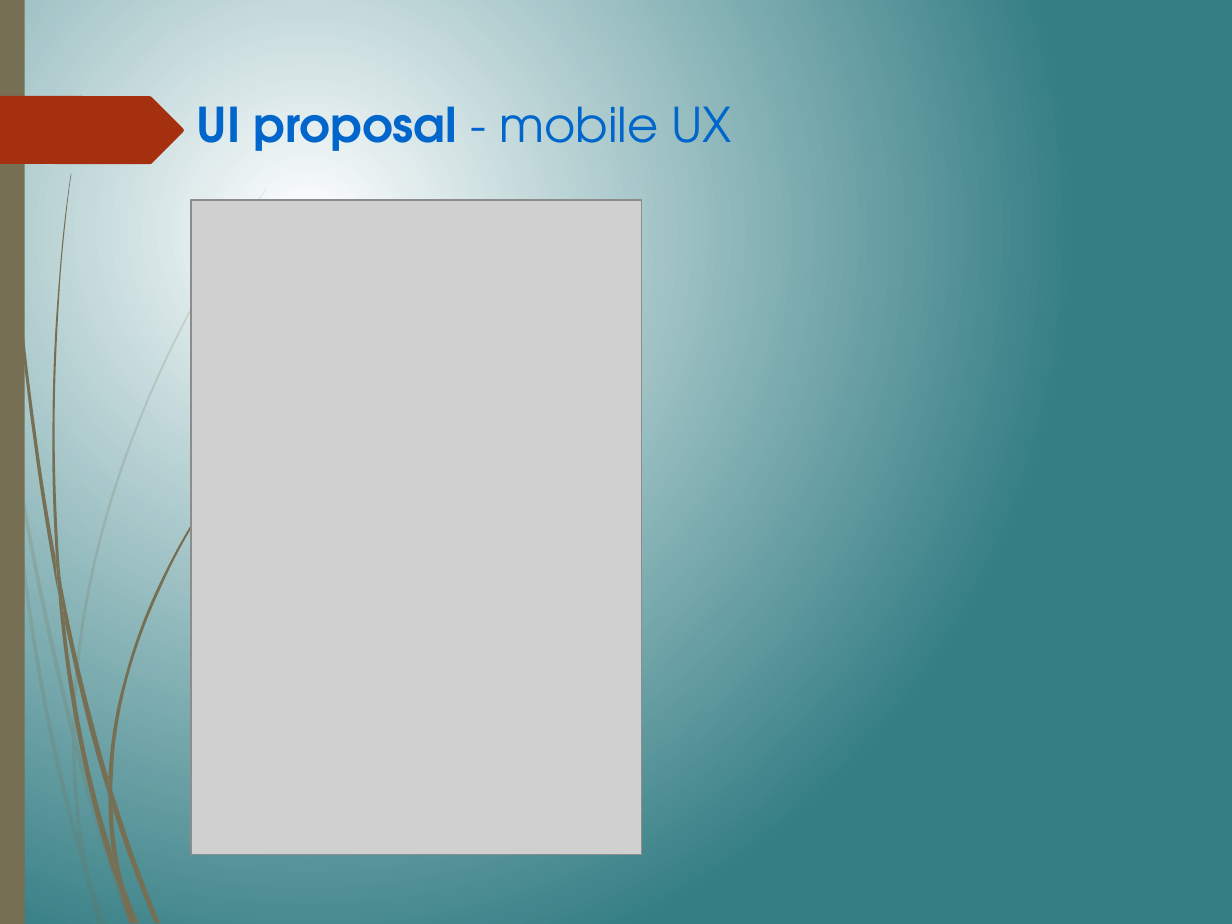
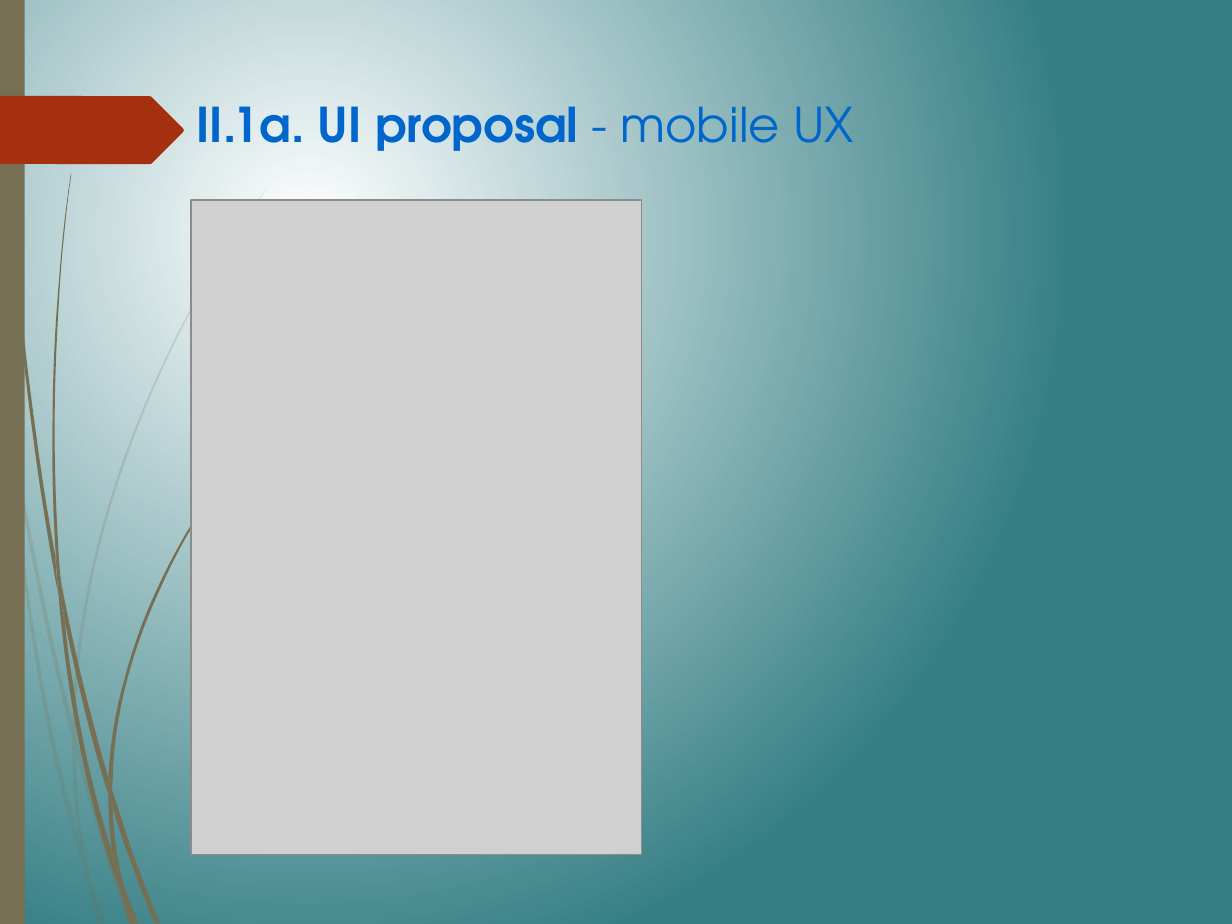
Before and after one commit to thanqminh/thanqminh.com, a slide deck: slide 8 of files/minh.pptx. Drawn at 1232x924 pixels with LibreOffice and Linux fonts; fonts in the diff are those of the drawing; grey boxes stand for pictures. Boxes give left, top, right and bottom in pixels: in the first picture for what was removed or moved away, otherwise in the second. Text is boxed around its words. In the diff, an @@ line names an element or a change of style, - is before the commit and + after.

```diff
--- a/files/minh.pptx
+++ b/files/minh.pptx
@@ text at <box>196,106,854,151</box>: text changed @@
-UI proposal - mobile UX
+II.1a. UI proposal - mobile UX
```
Also in this commit, not shown: 11 other slides changed, 1 slide added.
